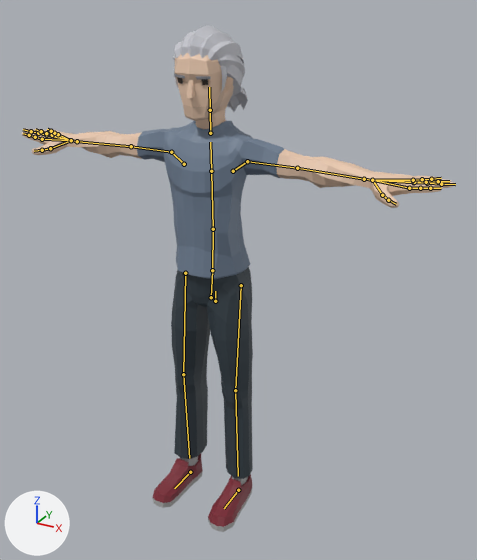
Renders of the glTF model js/models/avatars/club-crowd-m2.glb from each side of a commit.
One viewpoint serves both versions: a camera (50 mm lens) standing at (1.183, -1.996, 1.961) and looking at (0.107, -0.041, 0.983). The axes (+X, +Y, +Z) are drawn at lower left. The lights are the same throughout. The picture after the commit comes second. The bones that change, and the others that lie on the model, are drawn over the model as lines.

Objects in the first picture: 'Casual2_Body'.
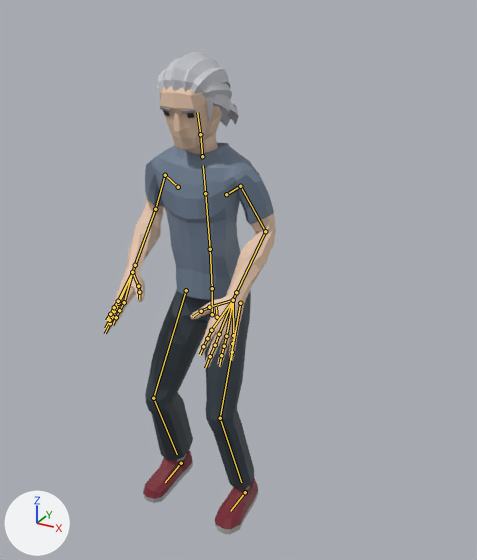
The newer file adds an action. The first version stands in its rest pose; the second is drawn at frame 11 of the action 'Groove_SideTap'.

Boxes (x1, y1, x2, y2) around the edits, measured in the pictures (477 x 560 px):
'Casual2_Body', posed (60% narrower): before (22, 25, 455, 532); after (104, 52, 276, 535)
bone 'Body', root to tip: before (215, 301) to (215, 291); after (217, 317) to (216, 307)
bone 'Neck', root to tip: before (210, 133) to (210, 110); after (202, 156) to (200, 134)
bone 'Head', root to tip: before (210, 110) to (209, 87); after (200, 134) to (197, 112)
bone 'UpperArm.L', root to tip: before (247, 161) to (297, 168); after (240, 186) to (265, 231)
bone 'LowerArm.L', root to tip: before (297, 168) to (364, 179); after (265, 231) to (236, 292)
bone 'Wrist.L', root to tip: before (364, 179) to (372, 180); after (236, 292) to (233, 300)
bone 'UpperArm.R', root to tip: before (171, 152) to (131, 146); after (165, 175) to (155, 209)
bone 'LowerArm.R', root to tip: before (131, 146) to (77, 141); after (155, 209) to (135, 265)
bone 'Wrist.R', root to tip: before (77, 141) to (71, 140); after (135, 265) to (132, 272)
bone 'UpperLeg.L', root to tip: before (241, 285) to (235, 390); after (240, 303) to (220, 418)
bone 'LowerLeg.L', root to tip: before (235, 390) to (238, 476); after (220, 418) to (241, 482)
bone 'UpperLeg.R', root to tip: before (185, 273) to (183, 374); after (186, 290) to (153, 398)
bone 'LowerLeg.R', root to tip: before (183, 374) to (189, 458); after (153, 398) to (177, 454)
bone 'Foot.L', root to tip: before (238, 490) to (224, 508); after (245, 492) to (230, 511)
bone 'Foot.R', root to tip: before (190, 472) to (174, 488); after (181, 463) to (165, 482)

What the commit changed:
Bone 'Body' (bone_body) moves from (0.0, 0.0, 0.0) to (0.004, -0.067, 0.0).
Bone 'Body' (bone_body) turns from (0, 0, 0) to (4, 0, 0) degrees about its own x, y and z.
Bone 'Neck' (bone_neck) turns from (0, 0, 0) to (2, 0, 0) degrees about its own x, y and z.
Bone 'Head' (bone_head) turns from (0, 0, 0) to (3, -1, 0) degrees about its own x, y and z.
Bone 'UpperArm.L' (bone_upperarm_l) turns from (0, 0, 0) to (-64, 2, 12) degrees about its own x, y and z.
Bone 'LowerArm.L' (bone_lowerarm_l) turns from (0, 0, 0) to (-37, 29, -69) degrees about its own x, y and z.
Bone 'Wrist.L' (bone_wrist_l) turns from (0, 0, 0) to (-1, -3, -4) degrees about its own x, y and z.
Bone 'UpperArm.R' (bone_upperarm_r) turns from (0, 0, 0) to (-60, -3, -15) degrees about its own x, y and z.
Bone 'LowerArm.R' (bone_lowerarm_r) turns from (0, 0, 0) to (-38, -27, 76) degrees about its own x, y and z.
Bone 'Wrist.R' (bone_wrist_r) turns from (0, 0, 0) to (-1, 2, 4) degrees about its own x, y and z.
Bone 'UpperLeg.L' (bone_upperleg_l) turns from (0, 0, 0) to (-1, 0, 24) degrees about its own x, y and z.
Bone 'LowerLeg.L' (bone_lowerleg_l) turns from (0, 0, 0) to (36, 1, 0) degrees about its own x, y and z.
Bone 'UpperLeg.R' (bone_upperleg_r) turns from (0, 0, 0) to (-3, -1, -29) degrees about its own x, y and z.
Bone 'LowerLeg.R' (bone_lowerleg_r) turns from (0, 0, 0) to (45, -2, 0) degrees about its own x, y and z.
Bone 'Foot.L' (bone_foot_l) moves from (0.0, 0.0, 0.0) to (0.03, 0.0, 0.0).
Bone 'Foot.R' (bone_foot_r) moves from (0.0, 0.0, 0.0) to (-0.046, 0.004, -0.032).
Bone 'Foot.R' (bone_foot_r) turns from (0, 0, 0) to (7, 0, 0) degrees about its own x, y and z.
